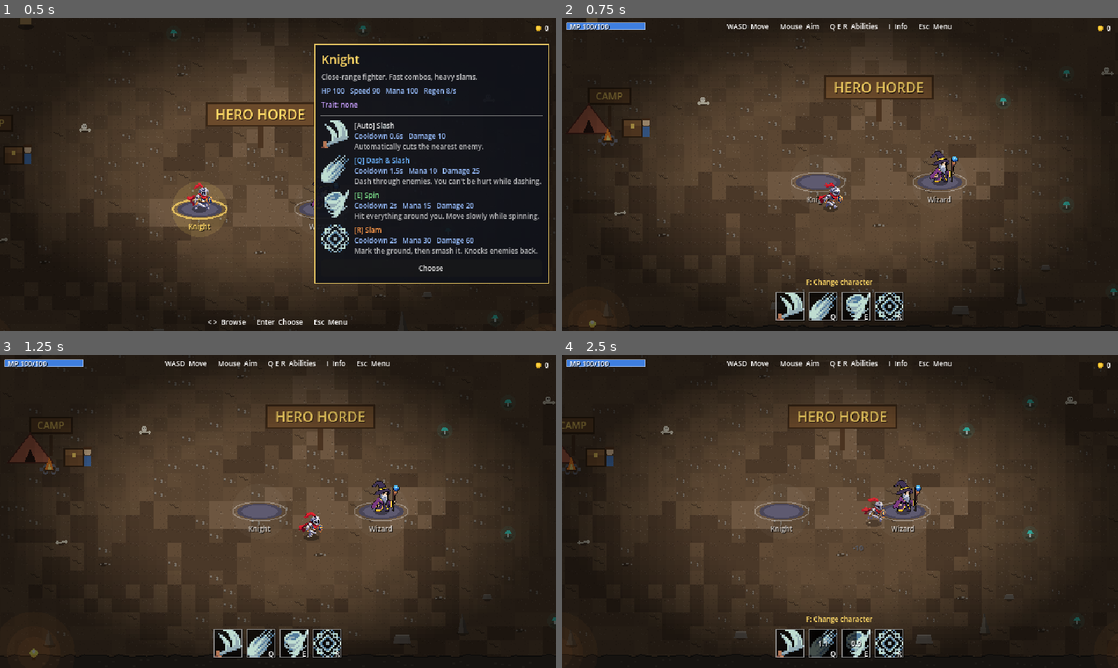
Above: before the commit, frames 1-4 (two rows, left to right).
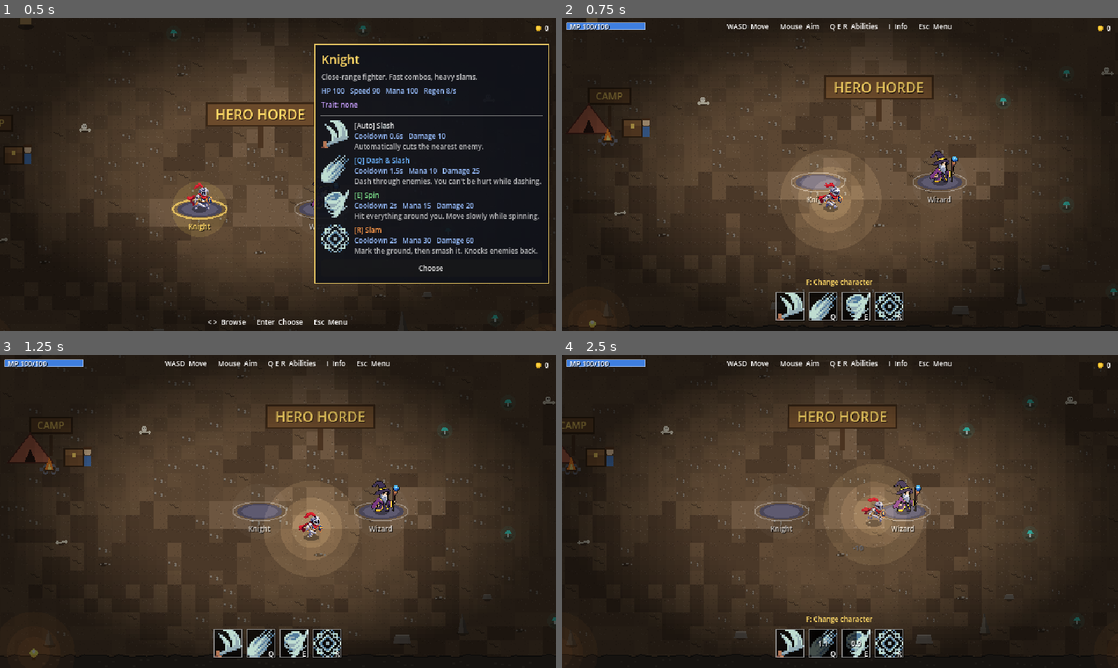
Above: after the commit, the same moments.

Repository: boki-io/game
Game: Godot game, scene res://scenes/hub.tscn
Same seed, same stepped clock (60 frames per second), same inputs: the game is played once before the commit and once after it.
Inputs (mouse positions are in pixels of both pictures, inside the frame that each line leads up to):
- Up to frame 1 (0.5 s): no input
- Up to frame 2 (0.75 s): tap Enter (hub_confirm) at 0.5 s; move the mouse to (762, 196) at 0.52 s; hold D (hub_right) from 0.53 s (still down); hold Enter (hub_confirm) from 0.53 s (still down); click (762, 196) at 0.67 s
- Up to frame 3 (1.25 s): keep holding D (hub_right); keep holding Enter (hub_confirm)
- Up to frame 4 (2.5 s): move the mouse to (940, 498) at 1.27 s; release D (hub_right) at 1.28 s; release Enter (hub_confirm) at 1.28 s; hold S (move_down) 1.28-2.03 s; tap E (ability_e) at 1.35 s; click (940, 498) at 1.42 s; tap Enter (hub_confirm) at 1.55 s; move the mouse to (895, 442) at 2.02 s; hold D (hub_right) from 2.03 s (still down); hold Enter (hub_confirm) from 2.03 s (still down); tap Q (ability_q) at 2.1 s

Frame 1 is identical in both runs. In frame 2, 1.8% of the frame differs, in the area x 42-55%, y 47-69%; in frame 3, 1.6%; in frame 4, 1.8%, in the area x 50-62%, y 40-62%.

Commit message:
Player glow (v0.9 step 3)
A soft additive glow behind each player, tinted per character (warm Knight,
arcane blue Wizard) with radius and alpha in CharacterData. It breathes 4%,
dims with the sprite's alpha so the dash blink and the Phase ghost still read,
and is hidden on death.

Co-Authored-By: Claude Sonnet 5.5 <noreply@anthropic.com>

Diff:
--- a/data/characters/knight.tres
+++ b/data/characters/knight.tres
@@ -39,6 +39,9 @@
 move_speed = 90.0
 accel_time = 0.06
 friction_time = 0.08
+glow_color = Color(1, 0.85, 0.6, 1)
+glow_radius = 56.0
+glow_alpha = 0.16
 ability_auto = ExtResource("2")
 ability_q = ExtResource("3")
 ability_e = ExtResource("4")
--- a/data/characters/wizard.tres
+++ b/data/characters/wizard.tres
@@ -41,6 +41,9 @@
 move_speed = 85.0
 accel_time = 0.06
 friction_time = 0.08
+glow_color = Color(0.6, 0.72, 1, 1)
+glow_radius = 56.0
+glow_alpha = 0.16
 max_mana = 140.0
 mana_regen = 10.0
 trait_script = ExtResource("7")
--- a/scripts/characters/character_data.gd
+++ b/scripts/characters/character_data.gd
@@ -15,6 +15,12 @@
 @export var sprite_scale: float = 1.0
 ## Tick if the art is drawn facing left (it is mirrored when the player faces right).
 @export var sprite_faces_left: bool = false
+
+@export_group("Glow")
+## The soft light around the character, drawn additively behind it. A radius of 0 turns it off.
+@export var glow_color: Color = Color(1.0, 0.85, 0.6)
+@export_range(0.0, 160.0) var glow_radius: float = 56.0
+@export_range(0.0, 0.5) var glow_alpha: float = 0.16
 
 @export_group("Stats")
 @export var max_hp: float = 100.0
--- a/scripts/player/player.gd
+++ b/scripts/player/player.gd
@@ -108,6 +108,14 @@
 		var trait_node: Node = character.trait_script.new()
 		trait_node.name = "Trait"
 		add_child(trait_node)
+	if character.glow_radius > 0.0:
+		var glow := PlayerGlow.new()
+		glow.name = "Glow"
+		glow.color = character.glow_color
+		glow.radius = character.glow_radius
+		glow.alpha = character.glow_alpha
+		glow.sprite = sprite
+		add_child(glow)
 
 
 func _exit_tree() -> void:
@@ -347,6 +355,9 @@
 	_play(&"death", DEATH_ANIM_TIME)
 	velocity = Vector2.ZERO
 	_move_vel = Vector2.ZERO
+	var glow := get_node_or_null(^"Glow") as Node2D
+	if glow:
+		glow.visible = false
 	sprite.modulate = Color(0.4, 0.4, 0.4)
 	hurtbox.set_deferred("monitorable", false)
 	died.emit()
--- /dev/null
+++ b/scripts/player/player_glow.gd
@@ -0,0 +1,40 @@
+class_name PlayerGlow
+extends Node2D
+## A soft additive glow around a player, drawn like the torch halos (three nested circles, additive blend). It sits behind the
+## player's own sprite, breathes a little, and follows the sprite's alpha so the post-dash blink and the Phase ghost dim it too.
+
+const BREATH := 0.04  # radius wobble
+const BREATH_HZ := 0.6
+
+var color := Color.WHITE
+var radius := 56.0
+var alpha := 0.16
+## Its modulate alpha scales the light (null: full strength).
+var sprite: CanvasItem
+
+var _scale := 1.0
+
+
+func _ready() -> void:
+	position = Vector2(0, -10)  # the body's middle
+	show_behind_parent = true
+	var mat := CanvasItemMaterial.new()
+	mat.blend_mode = CanvasItemMaterial.BLEND_MODE_ADD
+	material = mat
+
+
+## The three (radius, alpha) pairs of the circles at rest, outermost first.
+func circles() -> Array[Vector2]:
+	var a := alpha * 0.5
+	return [Vector2(radius, a), Vector2(radius * 0.65, a), Vector2(radius * 0.4, a)]
+
+
+func _process(_delta: float) -> void:
+	_scale = sprite.modulate.a if is_instance_valid(sprite) else 1.0
+	queue_redraw()
+
+
+func _draw() -> void:
+	var breath := 1.0 + BREATH * sin(Time.get_ticks_msec() / 1000.0 * TAU * BREATH_HZ)
+	for c in circles():
+		draw_circle(Vector2.ZERO, c.x * breath, Color(color, c.y * _scale))
--- /dev/null
+++ b/tests/player_glow.gd
@@ -0,0 +1,89 @@
+extends SceneTree
+## The player glow (spec v0.9 section 2): one additive Glow per Player with the character's colour, radius and alpha, behind the
+## sprite, dimmed with the sprite's alpha, hidden on death, off at radius 0 and absent without a character; the hub's Player has one.
+## Run: godot --headless --path . --script tests/player_glow.gd
+
+var _failed := false
+
+
+func _check(ok: bool, what: String) -> void:
+	if not ok:
+		_failed = true
+		print("FAIL: ", what)
+
+
+func _action(action: StringName) -> void:
+	for pressed in [true, false]:
+		var e := InputEventAction.new()
+		e.action = action
+		e.pressed = pressed
+		Input.parse_input_event(e)
+		await physics_frame
+
+
+func _init() -> void:
+	await process_frame
+	var F: GDScript = load("res://tests/fixture.gd")
+	for id in [&"knight", &"wizard"]:
+		var main: Node = F.start_run(self, id)
+		await F.frames(self, 3)
+		var p = F.player()
+		var glow = p.get_node_or_null("Glow")
+		_check(glow != null, "%s has a Glow" % id)
+		if glow == null:
+			continue
+		var c = p.character
+		_check(glow.color == c.glow_color and glow.radius == c.glow_radius and glow.alpha == c.glow_alpha, "%s: the glow uses the character's data" % id)
+		_check(glow.show_behind_parent, "%s: the glow draws behind the sprite" % id)
+		_check(glow.material is CanvasItemMaterial and glow.material.blend_mode == CanvasItemMaterial.BLEND_MODE_ADD, "%s: the glow is additive" % id)
+		var circles: Array = glow.circles()
+		_check(circles.size() == 3 and is_equal_approx(circles[0].x, c.glow_radius) and is_equal_approx(circles[1].x, c.glow_radius * 0.65)
+			and is_equal_approx(circles[2].x, c.glow_radius * 0.4) and is_equal_approx(circles[0].y, c.glow_alpha * 0.5), "%s: circles at r, 0.65r and 0.4r" % id)
+		_check(p.get_children().filter(func(n): return n.name == &"Glow").size() == 1, "%s: one Glow" % id)
+		# It dims with the sprite (the post-dash blink and the Phase ghost) and is back at full strength with it.
+		p.sprite.modulate.a = 0.5
+		for i in 3:
+			await process_frame  # the glow reads the alpha in _process
+		_check(is_equal_approx(glow._scale, 0.5), "%s: the glow follows the sprite's alpha, got %s" % [id, glow._scale])
+		p.sprite.modulate.a = 1.0
+		for i in 3:
+			await process_frame
+		_check(is_equal_approx(glow._scale, 1.0), "%s: and back to full" % id)
+		# It is hidden when the Player dies.
+		p.health.take_damage(1e9)
+		await F.frames(self, 2)
+		_check(p.dead and not glow.visible, "%s: the glow is hidden on death" % id)
+		main.queue_free()
+		await process_frame
+
+	# A radius of 0 makes none; a Player without a character has none.
+	var main2: Node = F.start_run(self, &"knight")
+	await F.frames(self, 2)
+	var scene: PackedScene = load("res://scenes/player.tscn")
+	var off = scene.instantiate()
+	off.character = load("res://data/characters/knight.tres").duplicate()
+	off.character.glow_radius = 0.0
+	main2.get_node("World/Players").add_child(off)
+	var bare = scene.instantiate()
+	main2.get_node("World/Players").add_child(bare)
+	await F.frames(self, 2)
+	_check(off.get_node_or_null("Glow") == null, "a glow radius of 0 makes none")
+	_check(bare.get_node_or_null("Glow") == null, "a Player without a character has none")
+	main2.queue_free()
+	await process_frame
+
+	# The hub's Player has one.
+	var hub: Node = load("res://scenes/hub.tscn").instantiate()
+	root.add_child(hub)
+	current_scene = hub
+	for i in 90:
+		await physics_frame
+	hub._focus(1, true)
+	for i in 20:
+		await physics_frame
+	await _action(&"hub_confirm")
+	var players = root.get_node("PlayerRegistry").players
+	_check(players.size() == 1 and players[0].get_node_or_null("Glow") != null, "the hub's Player has a Glow")
+
+	print("FAIL" if _failed else "PASS")
+	quit(1 if _failed else 0)
Not shown, added: scripts/player/player_glow.gd.uid
Not shown, added: tests/player_glow.gd.uid
